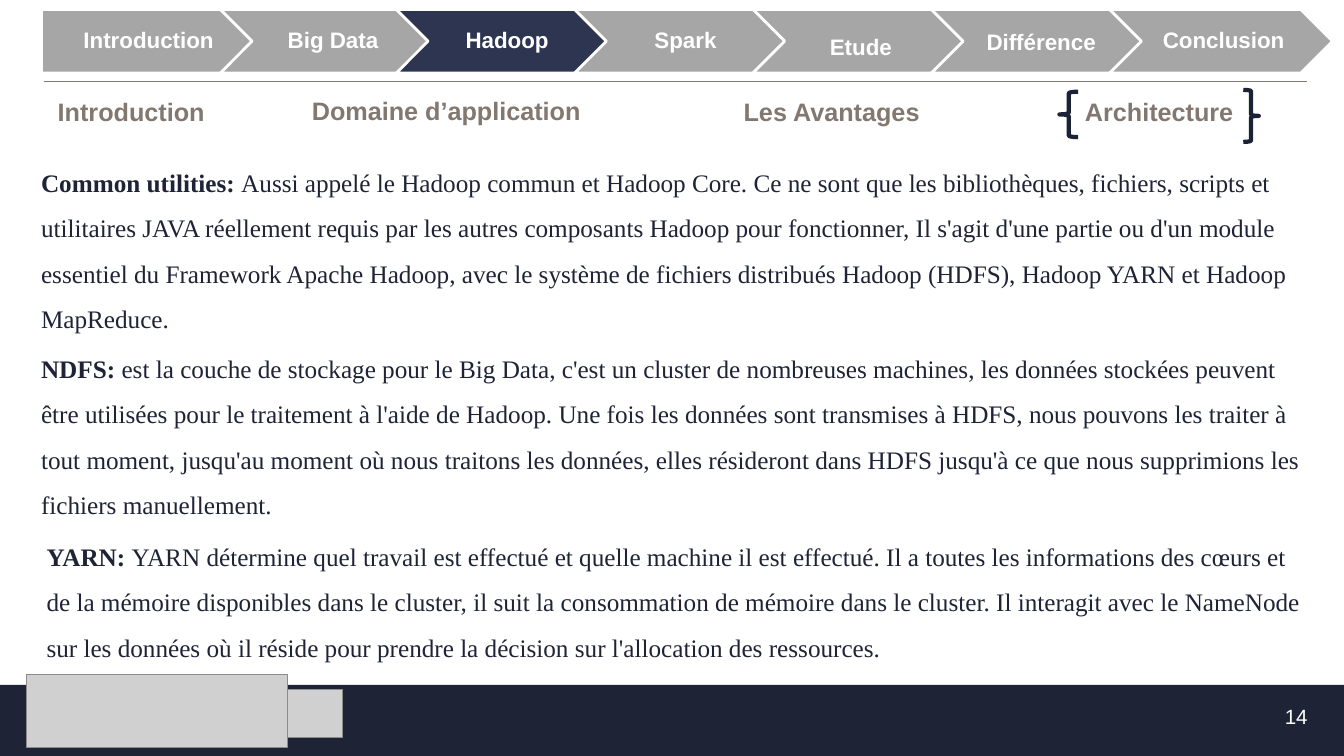
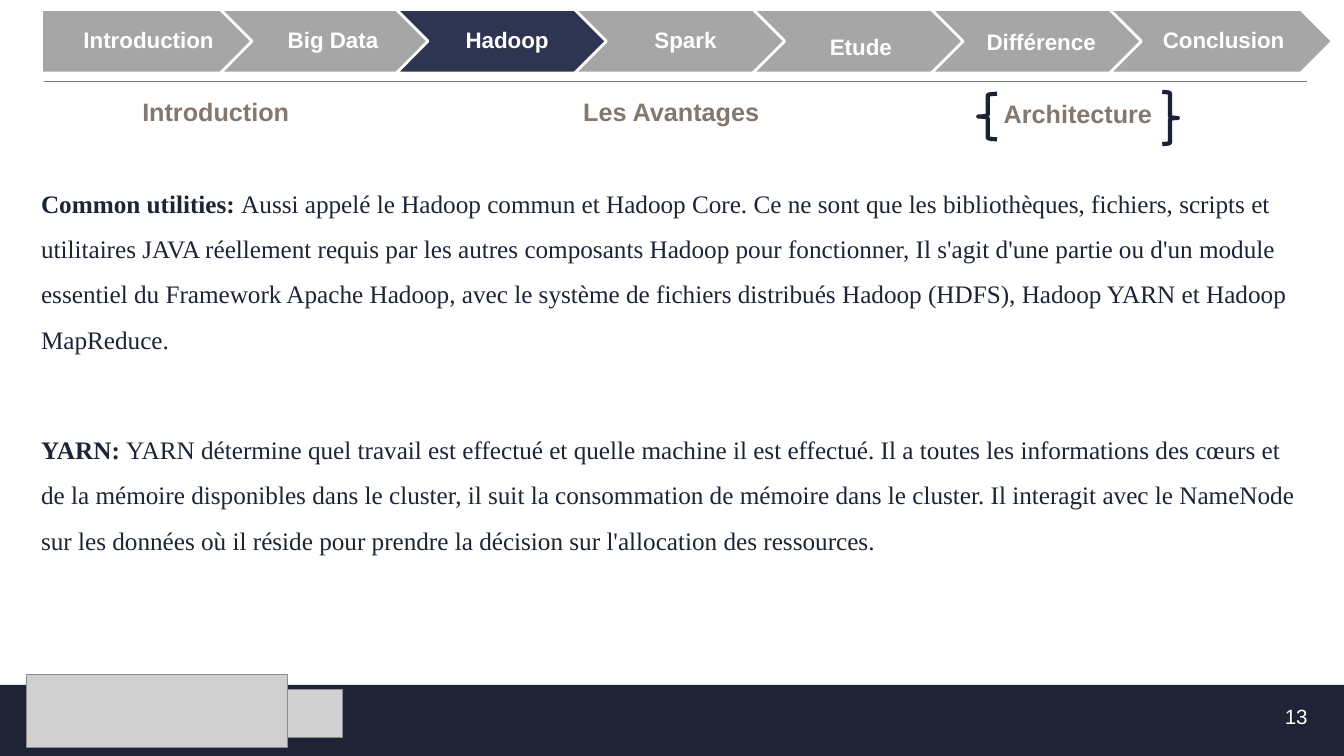
Before and after one commit to MF-13/E-Learning_Platforme, a slide deck: slide 13 of SFE/Présentation_SFE.pptx (slide 14 before the commit). Drawn at 1344x756 pixels with LibreOffice and Linux fonts; fonts in the diff are those of the drawing; grey boxes stand for pictures; background and template pictures are left out. Boxes give left, top, right and bottom in pixels: in the first picture for what was removed or moved away, otherwise in the second. Text is boxed around its words. In the diff, an @@ line names an element or a change of style, - is before the commit and + after.

Commit message:
présentation version 3

```diff
--- a/SFE/Présentation_SFE.pptx
+++ b/SFE/Présentation_SFE.pptx
@@ title "Introduction" moved from (x1=58, y1=103, x2=205, y2=121) to (x1=142, y1=103, x2=289, y2=121) @@
@@ text removed at (x1=312, y1=102, x2=580, y2=125) @@
-Domaine d’application
@@ text "Les Avantages" moved from (x1=744, y1=103, x2=919, y2=126) to (x1=583, y1=103, x2=759, y2=126) @@
@@ 1 text, 1 left brace, 1 right brace moved together from (x1=1060, y1=90, x2=1258, y2=142) to (x1=979, y1=92, x2=1178, y2=144) @@
@@ text "Common utilities: Aussi appelé le ..." moved from (x1=41, y1=174, x2=1286, y2=334) to (x1=41, y1=195, x2=1286, y2=355) @@
@@ text removed at (x1=41, y1=360, x2=1299, y2=515) @@
-NDFS: est la couche de stockage pour le Big Data, c'est un cluster de nombreuses machines, les données stockées peuvent être utilisées pour le traitement à l'aide de Hadoop. Une fois les données sont transmises à HDFS, nous pouvons les traiter à tout moment, jusqu'au moment où nous traitons les données, elles résideront dans HDFS jusqu'à ce que nous supprimions les fichiers manuellement.
@@ text "YARN: YARN détermine quel travail ..." moved from (x1=47, y1=548, x2=1300, y2=663) to (x1=41, y1=441, x2=1294, y2=556) @@
@@ page number at (x1=1285, y1=709, x2=1308, y2=724): text changed @@
-14
+13
```
Also in this commit, not shown: 16 other slides changed, 1 slide added, 1 slide removed.
